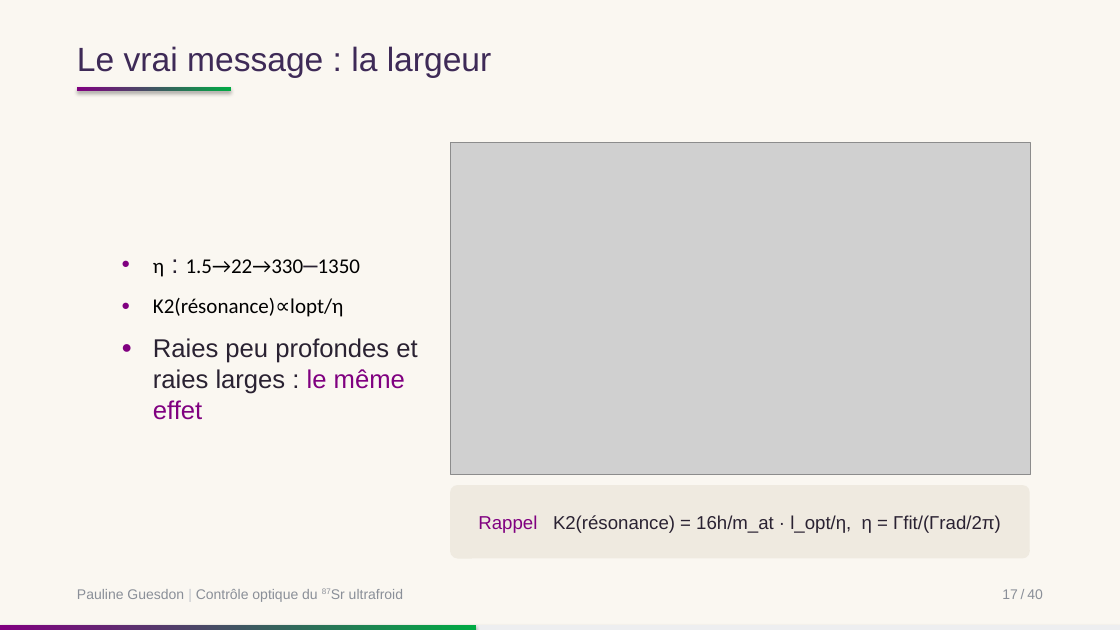
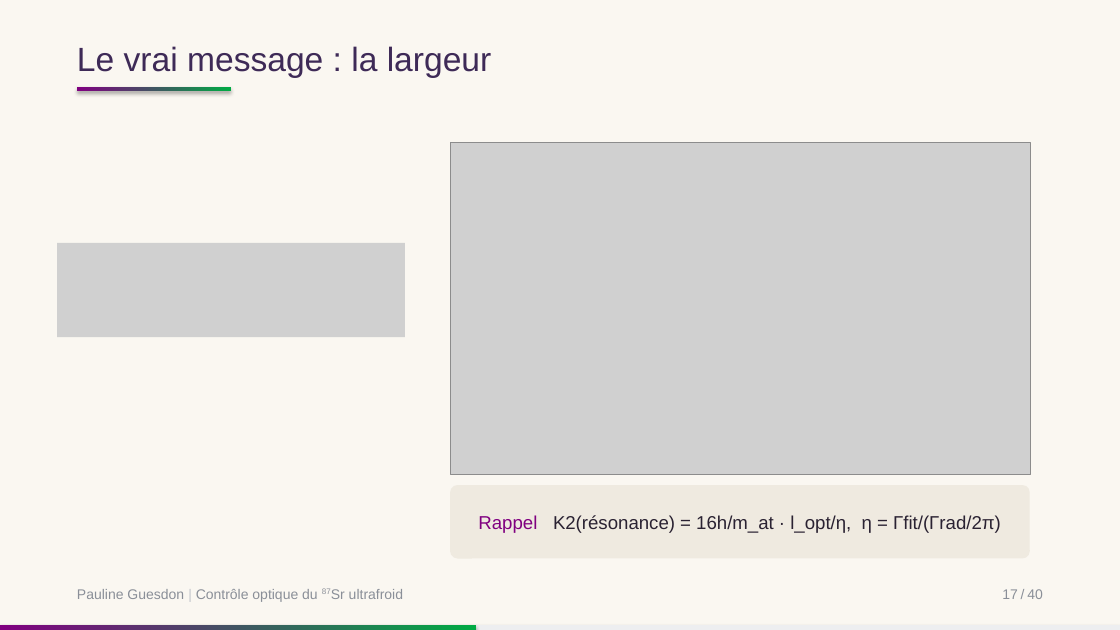
Before and after one commit to PaulineGuesdon/Inchallah-lui-il-marche, a slide deck: slide 21 of Soutenance/soutenance.pptx (slide 20 before the commit). Drawn at 1120x630 pixels with LibreOffice and Linux fonts; fonts in the diff are those of the drawing; grey boxes stand for pictures. Boxes give left, top, right and bottom in pixels: in the first picture for what was removed or moved away, otherwise in the second. Text is boxed around its words. In the diff, an @@ line names an element or a change of style, - is before the commit and + after.

```diff
--- a/Soutenance/soutenance.pptx
+++ b/Soutenance/soutenance.pptx
@@ picture added at box(57, 243, 405, 337) @@
@@ text removed at box(153, 259, 417, 420) @@
-● η : 1.5→22→330–1350
-● K2(résonance)∝lopt/η
-● Raies peu profondes et raies larges : le même effet
```
Also in this commit, not shown: 29 other slides changed, 1 slide added, 2 slides removed, 6 other files.
